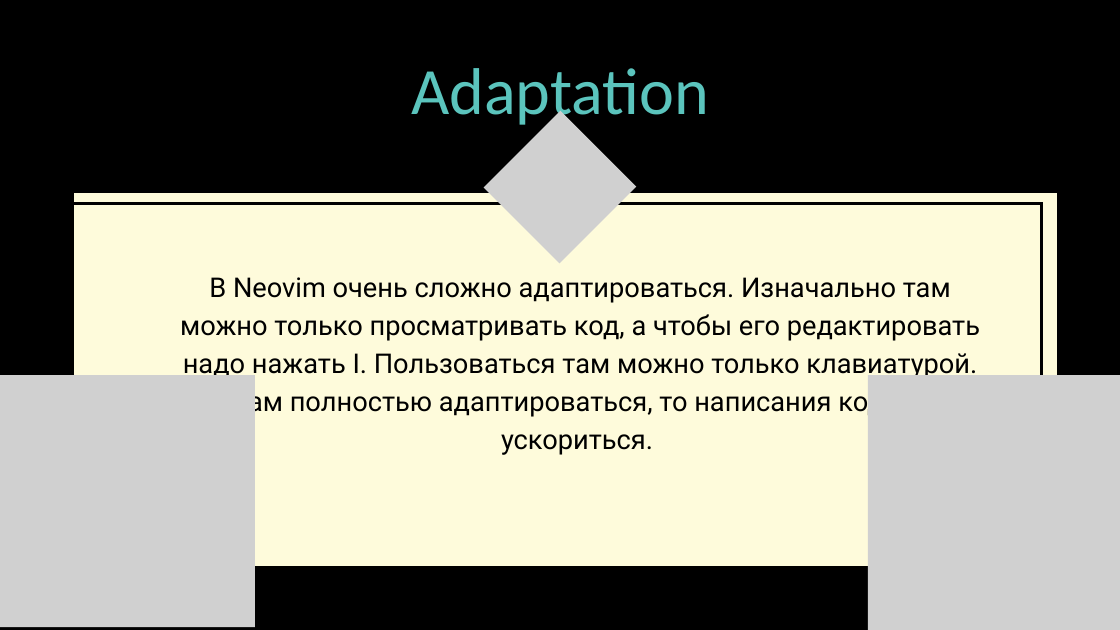
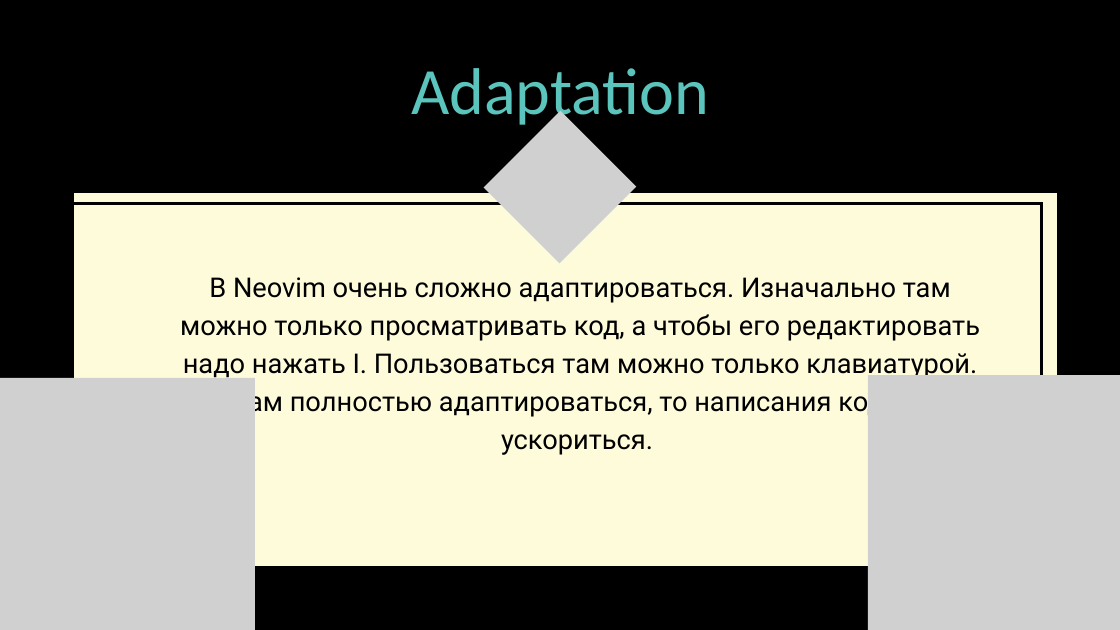
Before and after one commit to NotKiroma/Praktika, a slide deck: slide 5 of Praktika IKT/Day 8.pptx. Drawn at 1120x630 pixels with LibreOffice and Linux fonts; fonts in the diff are those of the drawing; grey boxes stand for pictures. Boxes give left, top, right and bottom in pixels: in the first picture for what was removed or moved away, otherwise in the second. Text is boxed around its words. In the diff, an @@ line names an element or a change of style, - is before the commit and + after.

```diff
--- a/Praktika IKT/Day 8.pptx
+++ b/Praktika IKT/Day 8.pptx
@@ picture at box(0, 378, 255, 630): outline redrawn @@
```
Also in this commit, not shown: 1 slide added, 1 slide removed, 6 other files.
